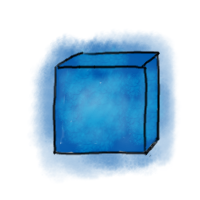
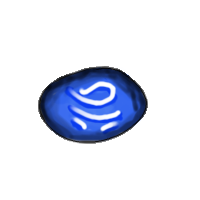
Two versions of the same layered image (w=200, h=200). Layer-by-layer changes:
added layer "azure orb lines" above "azure orb glyph" over left=38, top=65, right=148, bottom=144
added layer "azure orb glyph" above "azure orb shade" over left=67, top=80, right=122, bottom=133
added layer "azure orb shade" above "azure orb light" over left=38, top=66, right=148, bottom=144
added layer "azure orb light" (soft light) above "azure orb color" over left=63, top=76, right=131, bottom=136
added layer "azure orb color" above "energon lines" over left=38, top=65, right=148, bottom=142
hid "energon lines" over left=52, top=50, right=161, bottom=157
hid "energon hard light" over left=50, top=47, right=163, bottom=159
hid "energon light" over left=51, top=44, right=168, bottom=157
hid "energon color" over left=53, top=50, right=161, bottom=155
hid "energon glow" over left=27, top=29, right=180, bottom=184
